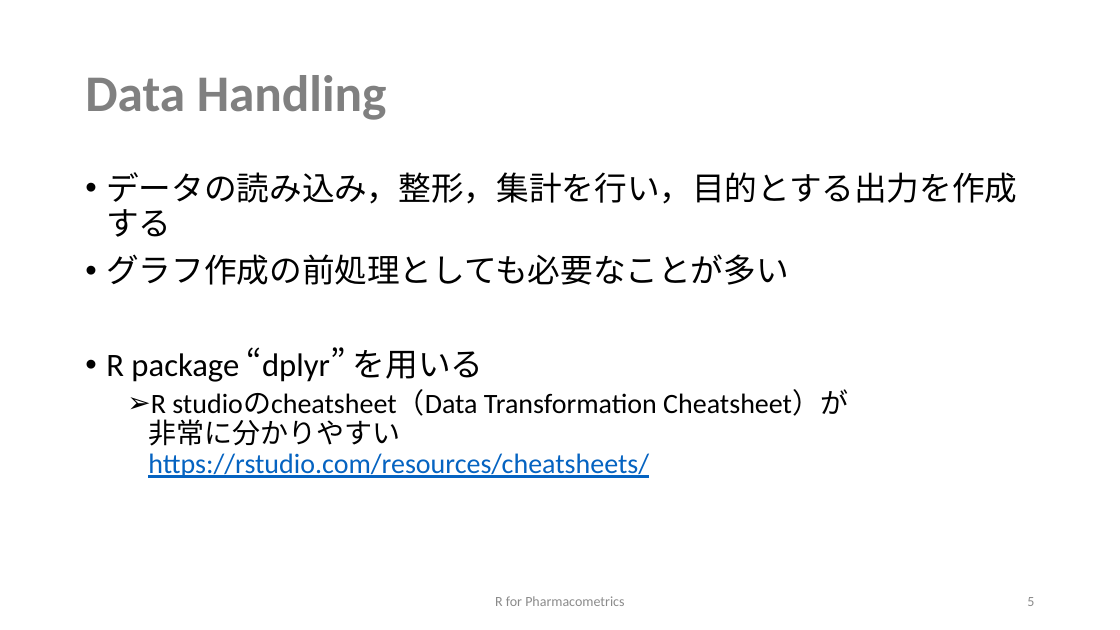
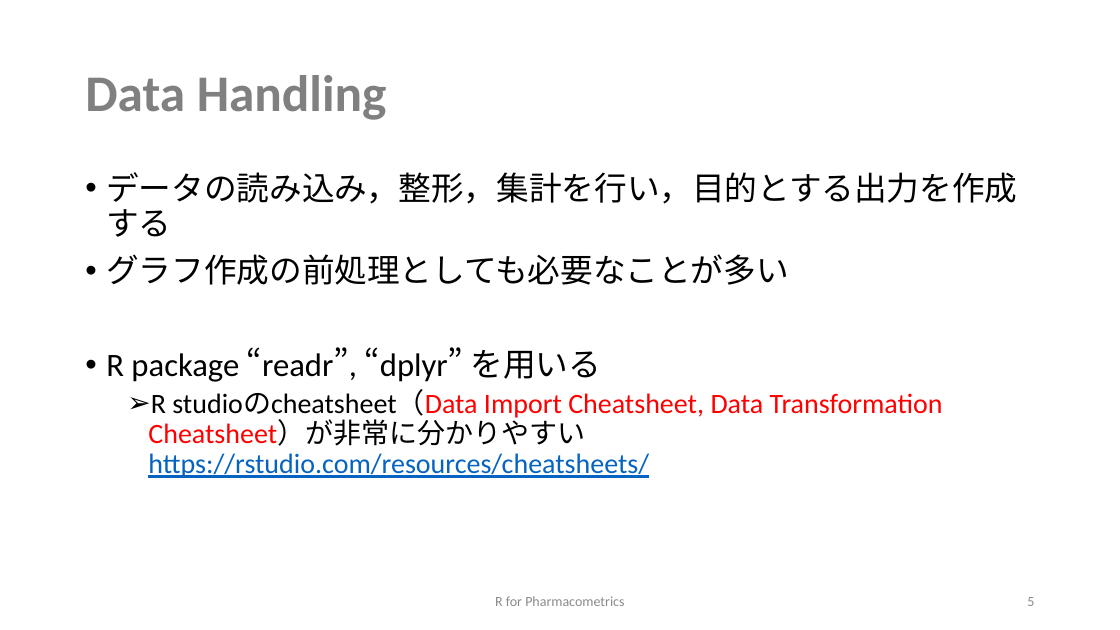
Before and after one commit to MasatoFukae/R-for-PMx, a slide deck: slide 5 of sample/1_data_handling.pptx. Drawn at 1120x630 pixels with LibreOffice and Linux fonts; fonts in the diff are those of the drawing. Boxes give left, top, right and bottom in pixels: in the first picture for what was removed or moved away, otherwise in the second. Text is boxed around its words. In the diff, an @@ line names an element or a change of style, - is before the commit and + after.

```diff
--- a/sample/1_data_handling.pptx
+++ b/sample/1_data_handling.pptx
@@ text at (106, 347, 943, 478): text changed @@
-• R package “dplyr” を用いる
-  ➢ R studioのcheatsheet（Data Transformation Cheatsheet）が
-    非常に分かりやすい
-    https://rstudio.com/resources/cheatsheets/
+• R package “readr”, “dplyr” を用いる
+  ➢ R studioのcheatsheet（Data Import Cheatsheet, Data Transformation Cheatsheet）が非常に分かりやすい
+    https://rstudio.com/resources/cheatsheets/
```
Also in this commit, not shown: 7 other slides changed, 2 slides added, 2 other files.
